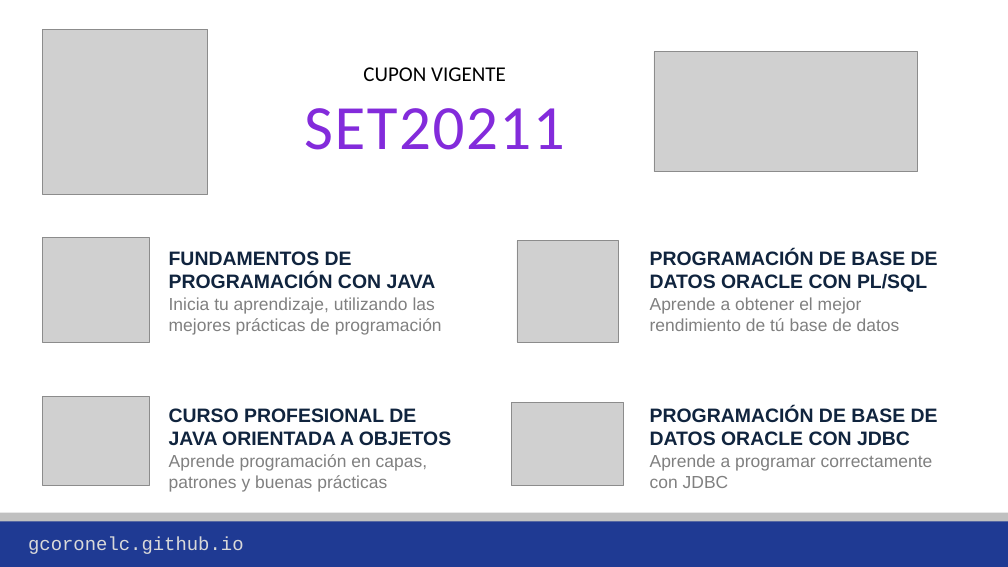
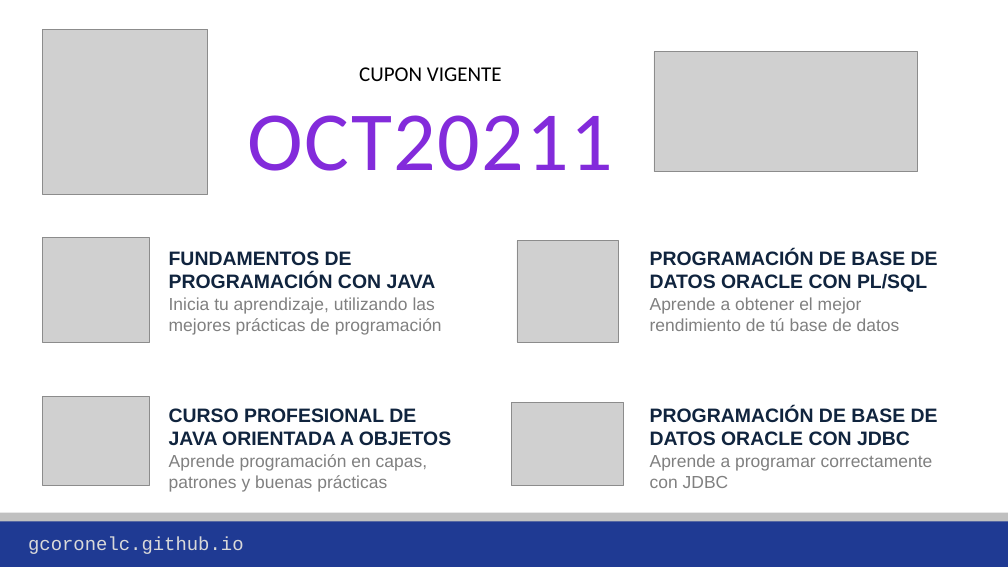
Before and after one commit to gcoronelc/gcoronelc.github.io, a slide deck: slide 3 of img/Publicidad.pptx. Drawn at 1008x567 pixels with LibreOffice and Linux fonts; fonts in the diff are those of the drawing; grey boxes stand for pictures; background and template pictures are left out. Boxes give left, top, right and bottom in pixels: in the first picture for what was removed or moved away, otherwise in the second. Text is boxed around its words. In the diff, an @@ line names an element or a change of style, - is before the commit and + after.

```diff
--- a/img/Publicidad.pptx
+++ b/img/Publicidad.pptx
@@ text "CUPON VIGENTE": place and size @@
-text "CUPON VIGENTE" at box(304, 67, 565, 150)
+text "CUPON VIGENTE" at box(248, 67, 613, 171)
@@ text at box(248, 115, 613, 171): text changed; size 60 to 80 pt @@
-SET20211
+OCT20211
```
Also in this commit, not shown: 2 other files.
